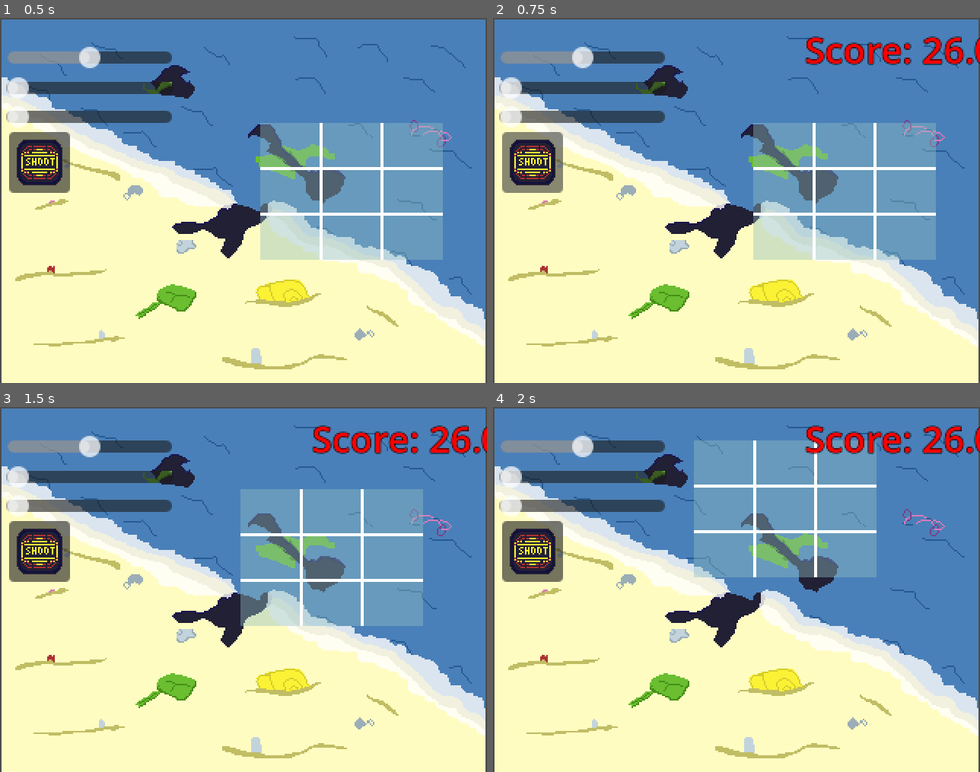
Above: before the commit, frames 1-4 (two rows, left to right).
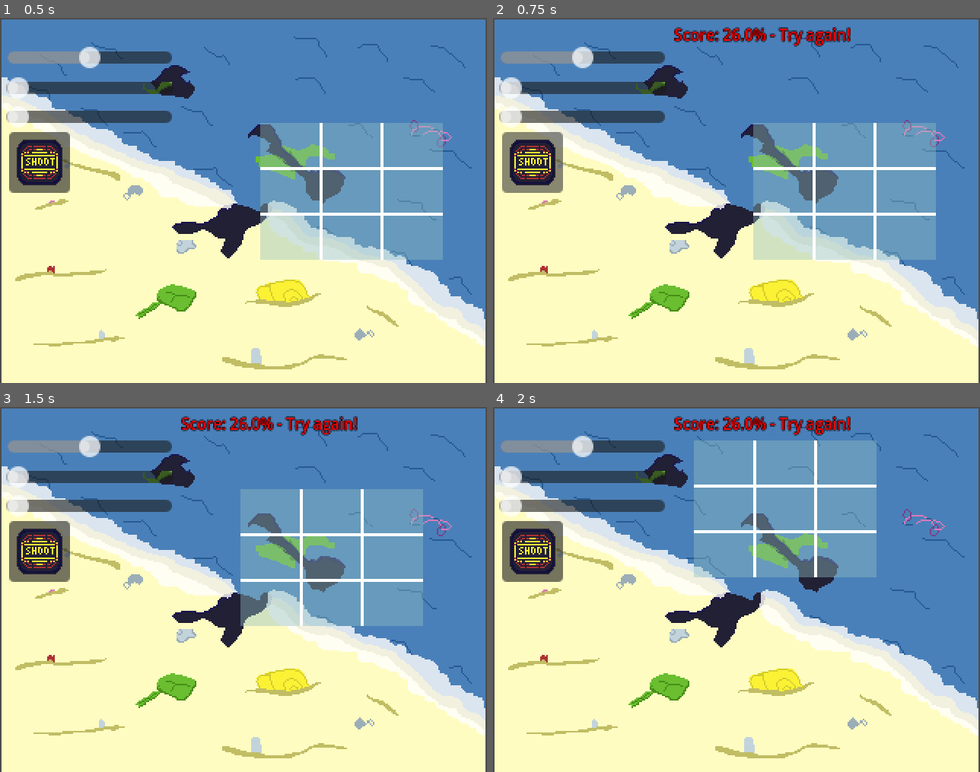
Above: after the commit, the same moments.

Repository: Cocotrilito/Zhaba-Shot
Game: Godot game, scene res://scenes/camera_mode/CameraMode.tscn
Two runs of this game, one before a commit and one after it. Both use one fixed random seed, a clock stepped at 60 frames per second and the inputs below. This scene is started directly instead of the project's main scene.
Inputs (mouse positions are in pixels of both pictures, inside the frame that each line leads up to):
- Up to frame 1 (0.5 s): no input
- Up to frame 2 (0.75 s): click (531, 164) at 0.5 s
- Up to frame 3 (1.5 s): tap Enter at 1.25 s; drag from (350, 582) to (292, 509) at 1.27 s
- Up to frame 4 (2 s): no input

Frame 1 is identical in both runs. In frame 2, 2.4% of the frame differs, in the area x 37-100%, y 2-13%; in frame 3, 2.4%; in frame 4, 2.4%.
Error in both runs: Invalid access to property or key '0' on a base object of type 'Dictionary'. (res://scripts/CameraMode.gd:21)

Commit message:
Final Push

Diff:
--- a/project.godot
+++ b/project.godot
@@ -18,6 +18,7 @@
 [autoload]
 
 GameState="*uid://dxu1yd8jm2xwi"
+GlobalAudioStreamPlayer="*uid://cvhrs1ph5itli"
 
 [display]
 
--- a/scenes/camera_mode/CameraMode.tscn
+++ b/scenes/camera_mode/CameraMode.tscn
@@ -67,9 +67,9 @@
 icon = ExtResource("5_ek4hc")
 
 [node name="ScoreLabel" type="Label" parent="." unique_id=1365453263]
-offset_left = 205.0
+offset_left = 119.0
 offset_top = 4.0
-offset_right = 317.0
+offset_right = 231.0
 offset_bottom = 62.0
 theme_override_colors/font_color = Color(1, 1, 0, 1)
 theme_override_colors/font_shadow_color = Color(0, 0, 0, 0)
@@ -79,7 +79,7 @@
 theme_override_constants/shadow_offset_y = 2
 theme_override_constants/outline_size = 2
 theme_override_fonts/font = SubResource("SystemFont_l4kv0")
-theme_override_font_sizes/font_size = 24
+theme_override_font_sizes/font_size = 10
 script = ExtResource("5_dd5a2")
 
 [node name="HintLabel" type="Label" parent="." unique_id=1415250124]
--- /dev/null
+++ b/scenes/overworld/audio_stream_player.gd
@@ -0,0 +1,10 @@
+extends AudioStreamPlayer
+
+@onready var player = AudioStreamPlayer.new()
+
+func _ready():
+	add_child(player)
+	player.stream = preload("res://Mr. Toad.mp3")
+	player.volume_db = -10.0
+	player.autoplay = true
+	player.play()
--- a/scenes/overworld/overworld.tscn
+++ b/scenes/overworld/overworld.tscn
@@ -7,7 +7,6 @@
 [ext_resource type="Script" uid="uid://ckmgsy3dcgk2i" path="res://scripts/photoSpot.gd" id="3_jvs31"]
 [ext_resource type="Texture2D" uid="uid://dexnpfyksnqcd" path="res://sprites/limit.png" id="3_lvsx0"]
 [ext_resource type="Texture2D" uid="uid://c4fvf3jaeyomn" path="res://sprites/spot.png" id="5_b1b42"]
-[ext_resource type="AudioStream" uid="uid://cre1sl1cboqx0" path="res://Mr. Toad.mp3" id="8_lvsx0"]
 
 [sub_resource type="TileSetAtlasSource" id="TileSetAtlasSource_bduoi"]
 texture = ExtResource("2_0wbp6")
@@ -233,11 +232,6 @@
 scale = Vector2(1.5, 1.53125)
 texture = ExtResource("5_b1b42")
 
-[node name="AudioStreamPlayer" type="AudioStreamPlayer" parent="." unique_id=511200894]
-stream = ExtResource("8_lvsx0")
-autoplay = true
-parameters/looping = true
-
 [connection signal="body_entered" from="PhotoSpot3" to="PhotoSpot3" method="_on_body_entered"]
 [connection signal="body_entered" from="PhotoSpot1" to="PhotoSpot1" method="_on_body_entered"]
 [connection signal="body_entered" from="PhotoSpot2" to="PhotoSpot2" method="_on_body_entered"]
Binary file added: goat.png
Not shown, added: scenes/overworld/audio_stream_player.gd.uid
Binary file added: yada/index.apple-touch-icon.png
Binary file added: yada/index.icon.png
Binary file added: yada/index.png
Not shown, changed: README.md
Not shown, added: yada/index.audio.position.worklet.js
Not shown, added: yada/index.audio.worklet.js
Not shown, added: yada/index.html
Not shown, added: yada/index.js
Not shown, added: yada/index.pck
Not shown, added: yada/index.wasm
(and 1 more such lines)
